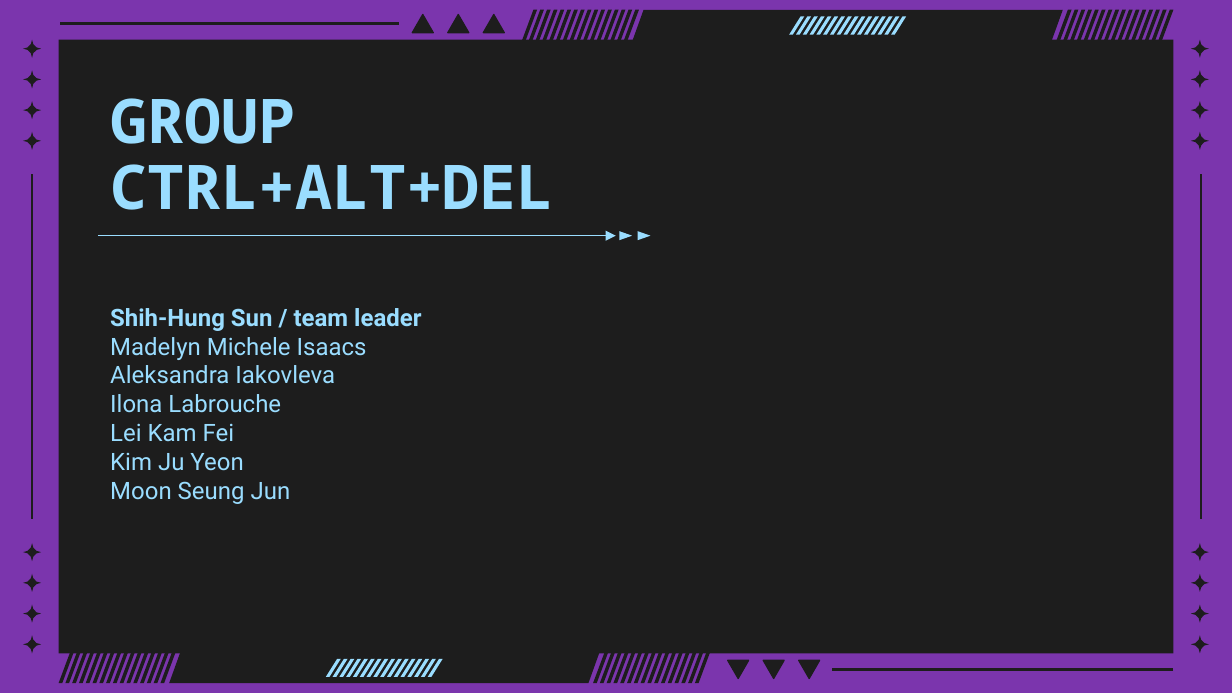
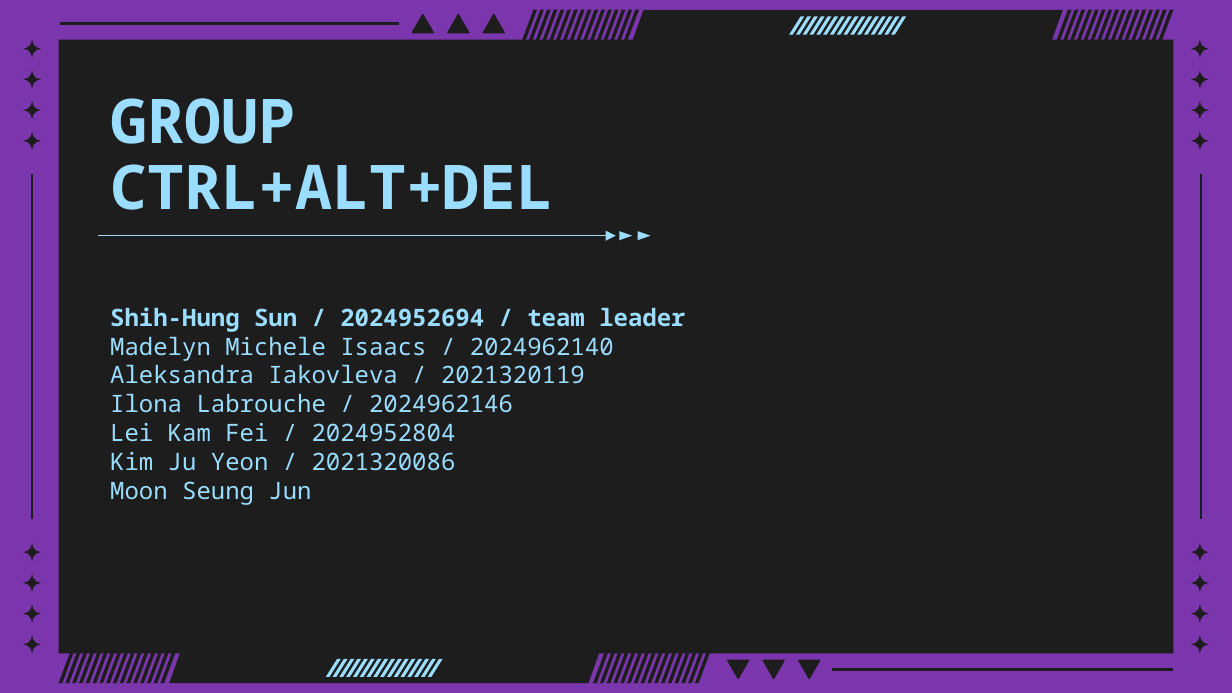
Before and after one commit to fattysun1121/data-comm-group, a slide deck: slide 1 of ppt/242 tictactoe presentation.pptx. Drawn at 1232x693 pixels with LibreOffice and Linux fonts; fonts in the diff are those of the drawing. Boxes give left, top, right and bottom in pixels: in the first picture for what was removed or moved away, otherwise in the second. Text is boxed around its words. In the diff, an @@ line names an element or a change of style, - is before the commit and + after.

```diff
--- a/ppt/242 tictactoe presentation.pptx
+++ b/ppt/242 tictactoe presentation.pptx
@@ subtitle at (x1=110, y1=307, x2=685, y2=471): text changed; font Roboto to Noto Sans Mono @@
-Shih-Hung Sun / team leader
-Madelyn Michele Isaacs
-Aleksandra Iakovleva
-Ilona Labrouche
-Lei Kam Fei
-Kim Ju Yeon
+Shih-Hung Sun / 2024952694 / team leader
+Madelyn Michele Isaacs / 2024962140
+Aleksandra Iakovleva / 2021320119
+Ilona Labrouche / 2024962146
+Lei Kam Fei / 2024952804
+Kim Ju Yeon / 2021320086
@@ subtitle at (x1=110, y1=481, x2=311, y2=505): font Roboto to Noto Sans Mono in "Moon Seung Jun" @@
```
Also in this commit, not shown: 4 other slides changed, 1 slide added, 1 slide removed.
